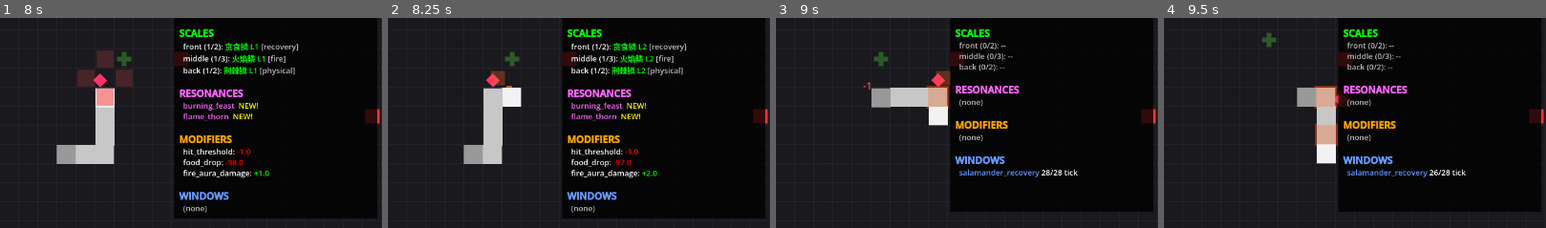
Above: before the commit, frames 1-4 (left to right).
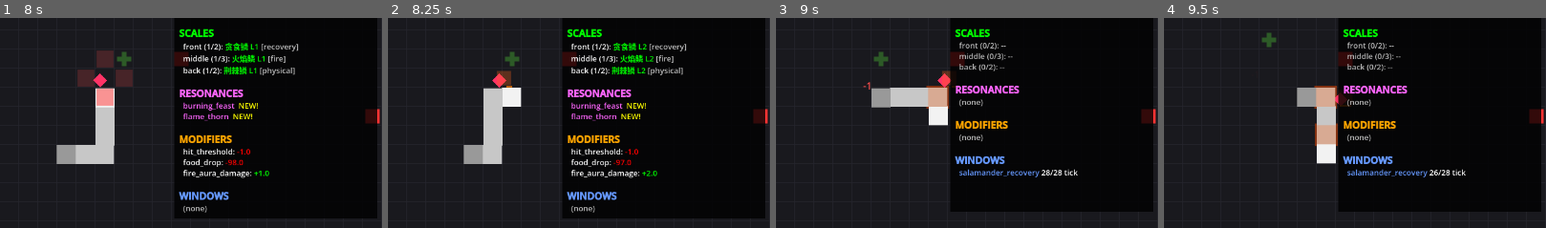
Above: after the commit, the same moments.

Repository: ztwosone/GreedySnake
Game: Godot game, scene res://scenes/main.tscn
The game is run twice, just before and just after one commit, with the same random seed, the same clock (stepped at 60 frames per second) and the same inputs.
Inputs (mouse positions are % of the whole screen's width and height, from its top left):
- Up to frame 1 (8 s): click "Start Game" at 0.5 s; tap Enter at 1.25 s; move the mouse to (72, 45) at 1.27 s; hold D (move_right) 1.28-2.03 s; tap N at 1.35 s; click (72, 45) at 1.42 s; move the mouse to (30, 55) at 2.02 s; hold S (move_down) 2.03-2.78 s; tap T at 2.1 s; move the mouse to (60, 28) at 2.77 s; hold D (move_right) 2.78-3.53 s; tap Y at 2.85 s; move the mouse to (45, 70) at 3.52 s; hold W (move_up) 3.53-4.28 s; tap B at 3.6 s; click (45, 70) at 3.67 s; move the mouse to (80, 65) at 4.27 s; hold A (move_left) 4.28-5.78 s; tap H at 4.35 s; move the mouse to (20, 35) at 5.02 s; tap J at 5.1 s; move the mouse to (55, 50) at 5.77 s; hold S (move_down) 5.78-6.53 s; tap F at 5.85 s; click (55, 50) at 5.92 s; move the mouse to (35, 25) at 6.52 s; hold D (move_right) 6.53-7.28 s; tap G at 6.6 s; move the mouse to (72, 45) at 7.27 s; hold W (move_up) from 7.28 s (still down); tap K at 7.35 s
- Up to frame 2 (8.25 s): move the mouse to (30, 55) at 8.02 s; release W (move_up) at 8.03 s; hold D (move_right) from 8.03 s (still down); tap L at 8.1 s; click (30, 55) at 8.17 s
- Up to frame 3 (9 s): move the mouse to (60, 28) at 8.77 s; release D (move_right) at 8.78 s; hold S (move_down) from 8.78 s (still down); tap 0 at 8.85 s
- Up to frame 4 (9.5 s): keep holding S (move_down)
The pictures show only the part of the screen within x 50-100%, y 33-83%; the shares and areas given below are measured in that part.

Frame 1 is identical in both runs. In frame 2, 0.3% of the frame differs, in the area x 25-33%, y 25-34%; in frame 3, 0.2%; in frame 4, nothing differs.
Error in both runs: Invalid call. Nonexistent function 'remove_entity' in base 'Node (grid_world.gd)'. (res://systems/atoms/atoms/control/knockback_attacker_atom.gd:35)

Commit message:
004 F-C: tick manual stepping seam + VFX instrumentation and JSON defaults (T006-T007)
T006 TickManager:
- manual_mode flag: start_ticking sets is_ticking without starting the Timer
- step_once() -> bool: shared _do_tick() body with the timer timeout handler;
  returns false when paused/stopped (is_ticking == false) or manual_mode off
- test_t03 extended: no auto-tick in manual mode, signal sequence per step,
  pause/resume semantics, non-manual rejection

T007 VFXManager:
- vfx_invoked(fx_name, args) instrumentation signal emitted before any side
  effect in every public effect method, args carry final resolved values
- default durations/intensities JSON-ized via sentinel params (-1) resolved
  at call time from presentation.motion (tick-quantized per design section 5)
  and presentation.game_feel; duration-role mapping documented at file top
- new effects: shatter_at (color-block fragments with gravity-ish fall),
  ring_at (expanding hollow square ring), fly_to_hud (world->screen projected
  flight, emits fly_to_hud_arrived on arrival)
- game_config.json: game_feel tunables (shatter_count 8, bounce_peak,
  lunge_distance_ratio, burst_size, shake_intensity, hit_stop_sec, ring/fly
  params); ConfigManager.get_game_feel() accessor
- test_xp_vfx_instrumentation: one signal per call, JSON-sourced defaults,
  shatter child count, arrival signal (scaled-clock await: headless
  ignore_time_scale timers run ~2x faster than Tween's scaled clock)

Strict gate: STRICT PASSED, suites 62/62, 2718/2718 assertions.

Co-Authored-By: Claude Fable 5 <noreply@anthropic.com>

Diff:
--- a/Project/Test/cases/test_t03_tick_manager.gd
+++ b/Project/Test/cases/test_t03_tick_manager.gd
@@ -1,5 +1,6 @@
 extends RefCounted
 ## T03 测试：TickManager 节拍管理器
+## SpecKit 004 T006: manual_mode + step_once() 仪表缝（presentation_design.md §11.4）
 
 
 func run(t) -> void:
@@ -37,3 +38,57 @@
 	t.assert_eq(TickManager.is_ticking, false, "is_ticking == false after stop")
 
 	EventBus.tick_post_process.disconnect(on_post)
+
+	# --- T006: manual_mode + step_once() 仪表缝（§11.4：挂单例，不挂 EventBus） ---
+	t.assert_true("manual_mode" in TickManager, "has manual_mode property")
+	t.assert_true(TickManager.has_method("step_once"), "has step_once()")
+	if not (("manual_mode" in TickManager) and TickManager.has_method("step_once")):
+		return
+
+	t.assert_eq(TickManager.manual_mode, false, "manual_mode default == false")
+
+	var pre_ticks: Array = []
+	var post_ticks: Array = []
+	var on_pre := func(tick_index: int) -> void:
+		pre_ticks.append(tick_index)
+	var on_post_manual := func(tick_index: int) -> void:
+		post_ticks.append(tick_index)
+	EventBus.tick_pre_process.connect(on_pre)
+	EventBus.tick_post_process.connect(on_post_manual)
+
+	# manual_mode 下 start_ticking 不启动 Timer（不自走拍），但 is_ticking 照常置位
+	TickManager.manual_mode = true
+	TickManager.start_ticking()
+	t.assert_eq(TickManager.is_ticking, true, "manual start: is_ticking == true")
+	t.assert_eq(TickManager.current_tick, 0, "manual start: current_tick reset to 0")
+	t.assert_true(TickManager._timer.is_stopped(), "manual start: Timer NOT started (no auto-tick)")
+	t.assert_eq(post_ticks.size(), 0, "manual start: no tick emitted before step_once")
+
+	# step_once 推进一拍并发完整 tick 信号序列
+	t.assert_eq(TickManager.step_once(), true, "step_once returns true while ticking")
+	t.assert_eq(TickManager.current_tick, 1, "step_once advances current_tick to 1")
+	t.assert_eq(pre_ticks, [0], "step_once emits tick_pre_process(0)")
+	t.assert_eq(post_ticks, [0], "step_once emits tick_post_process(0)")
+
+	# pause 期间 step_once 无效（暂停语义：is_ticking == false 时步进被拒绝）
+	TickManager.pause()
+	t.assert_eq(TickManager.step_once(), false, "step_once returns false while paused")
+	t.assert_eq(TickManager.current_tick, 1, "paused step does not advance current_tick")
+	t.assert_eq(post_ticks.size(), 1, "paused step emits no tick signals")
+
+	# resume 后步进恢复
+	TickManager.resume()
+	t.assert_eq(TickManager.step_once(), true, "step_once works after resume")
+	t.assert_eq(TickManager.current_tick, 2, "resumed step advances current_tick to 2")
+	t.assert_eq(post_ticks, [0, 1], "resumed step emits tick_post_process(1)")
+
+	# 非 manual_mode 时 step_once 拒绝（仪表缝不干扰正常运行）
+	TickManager.manual_mode = false
+	t.assert_eq(TickManager.step_once(), false, "step_once returns false when manual_mode off")
+	t.assert_eq(TickManager.current_tick, 2, "non-manual step does not advance")
+
+	# cleanup：恢复单例默认态
+	TickManager.stop_ticking()
+	TickManager.manual_mode = false
+	EventBus.tick_pre_process.disconnect(on_pre)
+	EventBus.tick_post_process.disconnect(on_post_manual)
--- /dev/null
+++ b/Project/Test/cases/test_xp_vfx_instrumentation.gd
@@ -0,0 +1,157 @@
+extends RefCounted
+## SpecKit 004 T007: VFXManager 仪表信号 + 参数 JSON 化 + shatter/ring/fly 新效果
+## 设计文档: Designs/Interactive/presentation_design.md
+##   §5（游戏层动效时长量化三档）/§9（触发表 shatter_at/ring_at）/§11.4（仪表缝挂单例）
+## headless 安全：只断言节点创建与信号参数，不触渲染
+
+const PUBLIC_EFFECTS: Array = [
+	"flash_entity", "scale_bounce", "lunge_toward", "popup_text", "burst_at",
+	"area_flash", "screen_flash", "screen_shake", "hit_stop",
+	"shatter_at", "ring_at", "fly_to_hud",
+]
+
+var _invocations: Array = []
+
+
+func _assert_last(t, expected_fx: String, expected_count: int) -> Dictionary:
+	t.assert_eq(_invocations.size(), expected_count, "exactly one vfx_invoked per call (count %d after %s)" % [expected_count, expected_fx])
+	if _invocations.is_empty():
+		return {}
+	var last: Dictionary = _invocations[-1]
+	t.assert_eq(str(last.get("fx")), expected_fx, "vfx_invoked fx_name == %s" % expected_fx)
+	return last.get("args", {})
+
+
+func run(t) -> void:
+	# --- 仪表缝存在性（缺失时安全早退，Red 阶段不崩） ---
+	t.assert_true(VFXManager.has_signal("vfx_invoked"), "VFXManager has vfx_invoked signal")
+	var all_methods := true
+	for m in PUBLIC_EFFECTS:
+		var has_it: bool = VFXManager.has_method(m)
+		t.assert_true(has_it, "VFXManager has %s()" % m)
+		if not has_it:
+			all_methods = false
+	if not (VFXManager.has_signal("vfx_invoked") and all_methods):
+		return
+
+	# --- JSON 期望值（§5 时长三档 + game_feel 强度） ---
+	var durations: Dictionary = ConfigManager.get_motion().get("durations", {})
+	var half_tick: float = float(durations.get("half_tick", 0.0))
+	var one_tick: float = float(durations.get("one_tick", 0.0))
+	var two_ticks: float = float(durations.get("two_ticks", 0.0))
+	var feel: Dictionary = ConfigManager.get_presentation_config().get("game_feel", {})
+	var body_size: int = int(ConfigManager.get_typography().get("body", 0))
+	t.assert_true(feel.has("shatter_count"), "game_feel.shatter_count present in JSON")
+
+	# --- 仪表信号录制 ---
+	var on_vfx := func(fx_name: String, args_in: Dictionary) -> void:
+		_invocations.append({"fx": fx_name, "args": args_in})
+	VFXManager.vfx_invoked.connect(on_vfx)
+
+	# --- 本地世界 + setup ---
+	var world := Node2D.new()
+	t.add_child(world)
+	VFXManager.setup(world)
+	var vfx_layer: Node2D = world.get_node_or_null("VFXLayer")
+	var screen_layer: CanvasLayer = world.get_node_or_null("ScreenVFXLayer")
+	t.assert_true(vfx_layer != null and screen_layer != null, "setup mounts VFX layers under local world")
+	if vfx_layer == null or screen_layer == null:
+		VFXManager.vfx_invoked.disconnect(on_vfx)
+		return
+
+	var dummy := Node2D.new()
+	world.add_child(dummy)
+
+	# 1. flash_entity: duration -> motion half_tick
+	VFXManager.flash_entity(dummy, Color.RED)
+	var args: Dictionary = _assert_last(t, "flash_entity", 1)
+	t.assert_eq(args.get("duration"), half_tick, "flash_entity default duration == motion half_tick")
+
+	# 2. scale_bounce: peak -> game_feel.bounce_peak, duration -> half_tick
+	VFXManager.scale_bounce(dummy)
+	args = _assert_last(t, "scale_bounce", 2)
+	t.assert_eq(args.get("peak"), float(feel.get("bounce_peak", 0.0)), "scale_bounce default peak == game_feel.bounce_peak")
+	t.assert_eq(args.get("duration"), half_tick, "scale_bounce default duration == motion half_tick")
+
+	# 3. lunge_toward: distance_ratio -> game_feel, duration -> half_tick
+	VFXManager.lunge_toward(dummy, Vector2(64, 0))
+	args = _assert_last(t, "lunge_toward", 3)
+	t.assert_eq(args.get("distance_ratio"), float(feel.get("lunge_distance_ratio", 0.0)), "lunge default distance_ratio == game_feel.lunge_distance_ratio")
+	t.assert_eq(args.get("duration"), half_tick, "lunge default duration == motion half_tick")
+
+	# 4. popup_text: duration -> two_ticks, font_size -> typography.body
+	VFXManager.popup_text("+1", Vector2(32, 32))
+	args = _assert_last(t, "popup_text", 4)
+	t.assert_eq(args.get("duration"), two_ticks, "popup default duration == motion two_ticks")
+	t.assert_eq(int(args.get("font_size", -1)), body_size, "popup default font_size == typography.body")
+
+	# 5. burst_at: size -> game_feel.burst_size, duration -> one_tick
+	VFXManager.burst_at(Vector2(16, 16), Color.GREEN)
+	args = _assert_last(t, "burst_at", 5)
+	t.assert_eq(args.get("size"), float(feel.get("burst_size", 0.0)), "burst default size == game_feel.burst_size")
+	t.assert_eq(args.get("duration"), one_tick, "burst default duration == motion one_tick")
+
+	# 6. area_flash: duration -> two_ticks
+	VFXManager.area_flash(Vector2.ZERO, 1, Color.BLUE)
+	args = _assert_last(t, "area_flash", 6)
+	t.assert_eq(args.get("duration"), two_ticks, "area_flash default duration == motion two_ticks")
+
+	# 7. screen_flash: duration -> half_tick
+	VFXManager.screen_flash()
+	args = _assert_last(t, "screen_flash", 7)
+	t.assert_eq(args.get("duration"), half_tick, "screen_flash default duration == motion half_tick")
+
+	# 8. screen_shake: intensity -> game_feel.shake_intensity, duration -> half_tick
+	VFXManager.screen_shake()
+	args = _assert_last(t, "screen_shake", 8)
+	t.assert_eq(args.get("intensity"), float(feel.get("shake_intensity", 0.0)), "shake default intensity == game_feel.shake_intensity")
+	t.assert_eq(args.get("duration"), half_tick, "shake default duration == motion half_tick")
+
+	# 9. hit_stop: duration -> game_feel.hit_stop_sec
+	VFXManager.hit_stop()
+	args = _assert_last(t, "hit_stop", 9)
+	t.assert_eq(args.get("duration"), float(feel.get("hit_stop_sec", 0.0)), "hit_stop default duration == game_feel.hit_stop_sec")
+
+	# 10. shatter_at: 默认碎片数 = game_feel.shatter_count，全部入 vfx layer，寿命 <= two_ticks
+	var before_children: int = vfx_layer.get_child_count()
+	VFXManager.shatter_at(Vector2(48, 48), Color.ORANGE)
+	args = _assert_last(t, "shatter_at", 10)
+	var expected_n: int = int(feel.get("shatter_count", 0))
+	t.assert_eq(int(args.get("count", -1)), expected_n, "shatter default count == game_feel.shatter_count")
+	t.assert_eq(vfx_layer.get_child_count() - before_children, expected_n, "shatter spawns shatter_count rects under vfx layer")
+	t.assert_true(float(args.get("duration", 99.0)) <= two_ticks, "shatter lifetime <= motion two_ticks")
+
+	# 11. ring_at: 默认半径 = game_feel.ring_radius_cells，单个环节点
+	before_children = vfx_layer.get_child_count()
+	VFXManager.ring_at(Vector2(48, 48), Color.PURPLE)
+	args = _assert_last(t, "ring_at", 11)
+	t.assert_eq(int(args.get("radius_cells", -1)), int(feel.get("ring_radius_cells", 0)), "ring default radius_cells == game_feel.ring_radius_cells")
+	t.assert_eq(vfx_layer.get_child_count() - before_children, 1, "ring spawns one ring node under vfx layer")
+
+	# 12. fly_to_hud: 屏幕层飞行 + 到达信号
+	var target := Control.new()
+	target.position = Vector2(200, 40)
+	target.size = Vector2(32, 32)
+	t.add_child(target)
+	var before_screen: int = screen_layer.get_child_count()
+	VFXManager.fly_to_hud(Vector2(8, 8), target, Color.YELLOW)
+	args = _assert_last(t, "fly_to_hud", 12)
+	t.assert_eq(args.get("duration"), two_ticks, "fly_to_hud default duration == motion two_ticks")
+	t.assert_eq(screen_layer.get_child_count() - before_screen, 1, "fly_to_hud spawns one rect under screen layer")
+
+	# --- 等待 tween 落地：到达信号 + hit_stop 恢复 ---
+	# 坑：headless 下 ignore_time_scale 计时器比 Tween 的 scaled 时钟快 ~2x，
+	# 必须用默认 scaled 计时器与 tween 共用时钟（hit_stop 的恢复计时器自带
+	# ignore_time_scale，保证 time_scale 不会卡 0、scaled 时钟必然恢复推进）
+	await t.get_tree().create_timer(0.8).timeout
+	var arrived := false
+	for inv in _invocations:
+		if str(inv.get("fx")) == "fly_to_hud_arrived":
+			arrived = true
+	t.assert_true(arrived, "fly_to_hud emits fly_to_hud_arrived on arrival")
+	t.assert_eq(Engine.time_scale, 1.0, "hit_stop restores Engine.time_scale")
+
+	# cleanup：断开仪表连接，释放本地世界（后续 setup() 会重建层）
+	VFXManager.vfx_invoked.disconnect(on_vfx)
+	target.queue_free()
+	world.queue_free()
--- a/Project/autoloads/config_manager.gd
+++ b/Project/autoloads/config_manager.gd
@@ -373,6 +373,11 @@
 	return presentation.get("acceptance", {})
 
 
+func get_game_feel() -> Dictionary:
+	## §9 game-feel 强度/数量调参（VFXManager 默认参数来源）
+	return presentation.get("game_feel", {})
+
+
 func get_glyph_def(glyph_id: String) -> Array:
 	## §3 glyph 定义（≤4 矩形）；"_" 前缀为元数据键，非 glyph
 	var glyphs: Dictionary = presentation.get("glyphs", {})
--- a/Project/autoloads/tick_manager.gd
+++ b/Project/autoloads/tick_manager.gd
@@ -4,6 +4,9 @@
 var tick_speed_modifier: float = 1.0
 var is_ticking: bool = false
 var current_tick: int = 0
+
+## 仪表缝（presentation_design.md §11.4）：true 时不自走拍，由 step_once() 手动步进
+var manual_mode: bool = false
 
 var _timer: Timer
 
@@ -18,6 +21,8 @@
 func start_ticking() -> void:
 	current_tick = 0
 	is_ticking = true
+	if manual_mode:
+		return
 	_timer.wait_time = get_effective_interval()
 	_timer.start()
 
@@ -41,9 +46,21 @@
 	return base_tick_interval / tick_speed_modifier
 
 
+func step_once() -> bool:
+	## 仪表缝：手动推进一拍。暂停语义——is_ticking == false（pause/stop）时步进无效
+	if not is_ticking or not manual_mode:
+		return false
+	_do_tick()
+	return true
+
+
 func _on_timer_timeout() -> void:
 	if not is_ticking:
 		return
+	_do_tick()
+
+
+func _do_tick() -> void:
 	EventBus.tick_pre_process.emit(current_tick)
 	EventBus.tick_input_collected.emit(current_tick)
 	EventBus.tick_post_process.emit(current_tick)
--- a/Project/autoloads/vfx_manager.gd
+++ b/Project/autoloads/vfx_manager.gd
@@ -1,6 +1,22 @@
 extends Node
 ## 全局视觉效果管理器
 ## 所有 VFX 调用通过此单例，与游戏逻辑完全解耦
+##
+## 仪表缝（presentation_design.md §11.4）：vfx_invoked(fx_name, args) 在每个公共效果
+## 方法解析完默认参数后、任何副作用（含有效性检查）之前发射——命令层可在 headless
+## 下断言"意图"而非渲染结果；args 携带最终解析值（含 JSON 默认）。
+##
+## duration roles per presentation_design.md §5（默认时长一律量化到 tick 三档）:
+##   flash_entity / scale_bounce / lunge_toward -> motion.durations.half_tick (0.125) 实体反馈
+##   screen_flash / screen_shake                -> motion.durations.half_tick (0.125) 屏幕级反馈
+##   burst_at                                   -> motion.durations.one_tick  (0.25)
+##   popup_text / area_flash / ring_at          -> motion.durations.two_ticks (0.5)
+##   shatter_at 碎片总寿命                       -> motion.durations.two_ticks (0.5) 上限
+##   fly_to_hud                                 -> motion.durations.two_ticks (0.5) HUD 飞行
+##   hit_stop -> game_feel.hit_stop_sec（触发表 §9 hitstop 列按事件覆写，非 tick 量化）
+## 强度/数量类默认值（peak/distance_ratio/size/count/intensity）-> presentation.game_feel
+
+signal vfx_invoked(fx_name: String, args: Dictionary)
 
 var _vfx_layer: Node2D  # 世界空间 VFX 容器
 var _screen_layer: CanvasLayer  # 屏幕空间效果
@@ -36,10 +52,24 @@
 	game_world.add_child(_screen_layer)
 
 
+# === JSON 默认参数解析（sentinel < 0 表示调用方未覆盖，调用时实时读 ConfigManager） ===
+
+func _motion_duration(role: String) -> float:
+	var durations: Dictionary = ConfigManager.get_motion().get("durations", {})
+	return float(durations.get(role, 0.0))
+
+
+func _feel(key: String) -> float:
+	return float(ConfigManager.get_game_feel().get(key, 0.0))
+
+
 # === Entity Effects ===
 
-func flash_entity(entity: Node2D, color: Color, duration: float = 0.15) -> void:
+func flash_entity(entity: Node2D, color: Color, duration: float = -1.0) -> void:
 	## 实体闪烁指定颜色后恢复
+	if duration < 0.0:
+		duration = _motion_duration("half_tick")
+	vfx_invoked.emit("flash_entity", {"entity": entity, "color": color, "duration": duration})
 	if not is_instance_valid(entity):
 		return
 	var original: Color = entity.modulate
@@ -48,8 +78,13 @@
 	tw.tween_property(entity, "modulate", original, duration)
 
 
-func scale_bounce(entity: Node2D, peak: float = 1.3, duration: float = 0.15) -> void:
+func scale_bounce(entity: Node2D, peak: float = -1.0, duration: float = -1.0) -> void:
 	## 实体缩放弹跳
+	if peak < 0.0:
+		peak = _feel("bounce_peak")
+	if duration < 0.0:
+		duration = _motion_duration("half_tick")
+	vfx_invoked.emit("scale_bounce", {"entity": entity, "peak": peak, "duration": duration})
 	if not is_instance_valid(entity):
 		return
 	var tw: Tween = entity.create_tween()
@@ -57,8 +92,13 @@
 	tw.tween_property(entity, "scale", Vector2.ONE, duration * 0.6).set_ease(Tween.EASE_IN)
 
 
-func lunge_toward(entity: Node2D, target_pos: Vector2, distance_ratio: float = 0.3, duration: float = 0.15) -> void:
+func lunge_toward(entity: Node2D, target_pos: Vector2, distance_ratio: float = -1.0, duration: float = -1.0) -> void:
 	## 实体朝目标方向冲撞后弹回（近战攻击动画）
+	if distance_ratio < 0.0:
+		distance_ratio = _feel("lunge_distance_ratio")
+	if duration < 0.0:
+		duration = _motion_duration("half_tick")
+	vfx_invoked.emit("lunge_toward", {"entity": entity, "target_pos": target_pos, "distance_ratio": distance_ratio, "duration": duration})
 	if not is_instance_valid(entity):
 		return
 	var origin: Vector2 = entity.global_position
@@ -71,8 +111,13 @@
 
 # === Popup Effects ===
 
-func popup_text(text: String, world_pos: Vector2, color: Color = Color.WHITE, duration: float = 0.5, font_size: int = 16) -> void:
+func popup_text(text: String, world_pos: Vector2, color: Color = Color.WHITE, duration: float = -1.0, font_size: int = -1) -> void:
 	## 浮动文字：从位置上飘 + 淡出
+	if duration < 0.0:
+		duration = _motion_duration("two_ticks")
+	if font_size < 0:
+		font_size = int(ConfigManager.get_typography().get("body", 0))
+	vfx_invoked.emit("popup_text", {"text": text, "world_pos": world_pos, "color": color, "duration": duration, "font_size": font_size})
 	if not is_instance_valid(_vfx_layer):
 		return
 	var label: Label = Label.new()
@@ -93,8 +138,13 @@
 
 # === World-Space VFX ===
 
-func burst_at(world_pos: Vector2, color: Color, size: float = 24.0, duration: float = 0.2) -> void:
+func burst_at(world_pos: Vector2, color: Color, size: float = -1.0, duration: float = -1.0) -> void:
 	## 位置爆裂效果（扩大 + 淡出的色块）
+	if size < 0.0:
+		size = _feel("burst_size")
+	if duration < 0.0:
+		duration = _motion_duration("one_tick")
+	vfx_invoked.emit("burst_at", {"world_pos": world_pos, "color": color, "size": size, "duration": duration})
 	if not is_instance_valid(_vfx_layer):
 		return
 	var rect: ColorRect = ColorRect.new()
@@ -112,8 +162,11 @@
 	tw.chain().tween_callback(rect.queue_free)
 
 
-func area_flash(world_pos: Vector2, radius_cells: int, color: Color, duration: float = 0.5) -> void:
+func area_flash(world_pos: Vector2, radius_cells: int, color: Color, duration: float = -1.0) -> void:
 	## 区域闪光（反应效果等）
+	if duration < 0.0:
+		duration = _motion_duration("two_ticks")
+	vfx_invoked.emit("area_flash", {"world_pos": world_pos, "radius_cells": radius_cells, "color": color, "duration": duration})
 	if not is_instance_valid(_vfx_layer):
 		return
 	var side: float = (radius_cells * 2 + 1) * Constants.CELL_SIZE
@@ -129,10 +182,107 @@
 	tw.tween_callback(rect.queue_free)
 
 
+func shatter_at(world_pos: Vector2, color: Color, n: int = -1) -> void:
+	## 色块碎片爆散（§9 #2 击杀 / #4 丢段）：n 个小矩形向外飞 + 重力感下坠 + 淡出
+	## 碎片总寿命 <= motion.durations.two_ticks（§5 量化上限）
+	if n < 0:
+		n = int(_feel("shatter_count"))
+	var lifetime: float = _motion_duration("two_ticks")
+	vfx_invoked.emit("shatter_at", {"world_pos": world_pos, "color": color, "count": n, "duration": lifetime})
+	if not is_instance_valid(_vfx_layer):
+		return
+	var size: float = _feel("shatter_size")
+	var distance: float = _feel("shatter_distance")
+	var fall: float = _feel("shatter_fall")
+	for i in range(n):
+		var rect: ColorRect = ColorRect.new()
+		rect.color = color
+		rect.size = Vector2(size, size)
+		rect.global_position = world_pos - rect.size / 2
+		rect.z_index = 10
+		_vfx_layer.add_child(rect)
+		# 均匀散射角（确定性，半步偏移避免轴对齐）；x 减速外抛 + y 加速下坠 = 重力感
+		var dir: Vector2 = Vector2.RIGHT.rotated(TAU * (float(i) + 0.5) / float(n))
+		var start: Vector2 = rect.position
+		var tw: Tween = rect.create_tween()
+		tw.set_parallel(true)
+		tw.tween_property(rect, "position:x", start.x + dir.x * distance, lifetime).set_trans(Tween.TRANS_CUBIC).set_ease(Tween.EASE_OUT)
+		tw.tween_property(rect, "position:y", start.y + dir.y * distance + fall, lifetime).set_trans(Tween.TRANS_CUBIC).set_ease(Tween.EASE_IN)
+		tw.tween_property(rect, "modulate:a", 0.0, lifetime)
+		tw.chain().tween_callback(rect.queue_free)
+
+
+func ring_at(world_pos: Vector2, color: Color, radius_cells: int = -1) -> void:
+	## 扩散空心环（§9 #5 反应标记）：四条细矩形拼方环，从中心放大 + 淡出
+	if radius_cells < 0:
+		radius_cells = int(_feel("ring_radius_cells"))
+	var duration: float = _motion_duration("two_ticks")
+	vfx_invoked.emit("ring_at", {"world_pos": world_pos, "color": color, "radius_cells": radius_cells, "duration": duration})
+	if not is_instance_valid(_vfx_layer):
+		return
+	var side: float = (radius_cells * 2 + 1) * Constants.CELL_SIZE
+	var width: float = _feel("ring_width")
+	var half: float = side / 2
+	var ring: Node2D = Node2D.new()
+	ring.z_index = 10
+	_vfx_layer.add_child(ring)
+	ring.global_position = world_pos
+	var edges: Array = [
+		[Vector2(-half, -half), Vector2(side, width)],
+		[Vector2(-half, half - width), Vector2(side, width)],
+		[Vector2(-half, -half), Vector2(width, side)],
+		[Vector2(half - width, -half), Vector2(width, side)],
+	]
+	for edge in edges:
+		var rect: ColorRect = ColorRect.new()
+		rect.color = color
+		rect.position = edge[0]
+		rect.size = edge[1]
+		ring.add_child(rect)
+	ring.scale = Vector2.ONE * _feel("ring_start_scale")
+
+	var tw: Tween = ring.create_tween()
+	tw.set_parallel(true)
+	tw.tween_property(ring, "scale", Vector2.ONE, duration).set_trans(Tween.TRANS_CUBIC).set_ease(Tween.EASE_OUT)
+	tw.tween_property(ring, "modulate:a", 0.0, duration)
+	tw.chain().tween_callback(ring.queue_free)
+
+
+func fly_to_hud(from_world: Vector2, to_node: Control, color: Color) -> void:
+	## 世界 → HUD 飞行（§8.5 货币/拾取入账）：world→screen 投影后在屏幕层 tween，
+	## 到达时发 vfx_invoked("fly_to_hud_arrived") 并 queue_free
+	var duration: float = _motion_duration("two_ticks")
+	var size: float = _feel("fly_size")
+	vfx_invoked.emit("fly_to_hud", {"from_world": from_world, "to_node": to_node, "color": color, "duration": duration, "size": size})
+	if not is_instance_valid(_screen_layer) or not is_instance_valid(to_node):
+		return
+	if not _screen_layer.is_inside_tree() or not to_node.is_inside_tree():
+		return
+	var from_screen: Vector2 = from_world
+	if is_instance_valid(_vfx_layer) and _vfx_layer.is_inside_tree():
+		from_screen = _vfx_layer.get_viewport().get_canvas_transform() * from_world
+	var rect: ColorRect = ColorRect.new()
+	rect.color = color
+	rect.size = Vector2(size, size)
+	rect.position = from_screen - rect.size / 2
+	_screen_layer.add_child(rect)
+	var to_screen: Vector2 = to_node.get_global_rect().get_center()
+
+	var tw: Tween = rect.create_tween()
+	tw.tween_property(rect, "position", to_screen - rect.size / 2, duration).set_trans(Tween.TRANS_QUAD).set_ease(Tween.EASE_IN)
+	tw.tween_callback(func() -> void:
+		vfx_invoked.emit("fly_to_hud_arrived", {"to_node": to_node, "color": color})
+		rect.queue_free()
+	)
+
+
 # === Screen Effects ===
 
-func screen_flash(color: Color = Color(1, 1, 1, 0.3), duration: float = 0.1) -> void:
+func screen_flash(color: Color = Color(1, 1, 1, 0.3), duration: float = -1.0) -> void:
 	## 全屏闪白/闪红
+	if duration < 0.0:
+		duration = _motion_duration("half_tick")
+	vfx_invoked.emit("screen_flash", {"color": color, "duration": duration})
 	if not is_instance_valid(_screen_layer):
 		return
 	var rect: ColorRect = ColorRect.new()
@@ -146,8 +296,13 @@
 	tw.tween_callback(rect.queue_free)
 
 
-func screen_shake(intensity: float = 3.0, duration: float = 0.1) -> void:
+func screen_shake(intensity: float = -1.0, duration: float = -1.0) -> void:
 	## 屏幕震动（委托给已有的 ScreenShake 系统）
+	if intensity < 0.0:
+		intensity = _feel("shake_intensity")
+	if duration < 0.0:
+		duration = _motion_duration("half_tick")
+	vfx_invoked.emit("screen_shake", {"intensity": intensity, "duration": duration})
 	if not is_instance_valid(_vfx_layer):
 		return
 	var vfx_parent: Node = _vfx_layer.get_parent()
@@ -158,8 +313,11 @@
 		shake_node.shake(intensity, duration)
 
 
-func hit_stop(duration: float = 0.02) -> void:
+func hit_stop(duration: float = -1.0) -> void:
 	## 极短暂停（打击感）
+	if duration < 0.0:
+		duration = _feel("hit_stop_sec")
+	vfx_invoked.emit("hit_stop", {"duration": duration})
 	Engine.time_scale = 0.0
 	get_tree().create_timer(duration, true, false, true).timeout.connect(func():
 		Engine.time_scale = 1.0
--- a/Project/data/json/game_config.json
+++ b/Project/data/json/game_config.json
@@ -1208,7 +1208,23 @@
         { "rect": [12, 5, 1, 6], "rotation": 0 }
       ]
     },
-    "game_feel": { "enabled": true, "triggers": {} },
+    "game_feel": {
+      "enabled": true,
+      "bounce_peak": 1.3,
+      "lunge_distance_ratio": 0.3,
+      "burst_size": 24,
+      "shake_intensity": 3.0,
+      "hit_stop_sec": 0.02,
+      "shatter_count": 8,
+      "shatter_size": 6,
+      "shatter_distance": 28,
+      "shatter_fall": 24,
+      "ring_radius_cells": 2,
+      "ring_width": 2,
+      "ring_start_scale": 0.25,
+      "fly_size": 8,
+      "triggers": {}
+    },
     "audio": { "enabled": true, "master_volume_db": -6, "dedup_ms": 50, "sfx": {} },
     "hints": {},
     "death_causes": {},
Not shown, added: Project/Test/cases/test_xp_vfx_instrumentation.gd.uid
Not shown, changed: .specify/specs/004-presentation-experience/tasks.md
